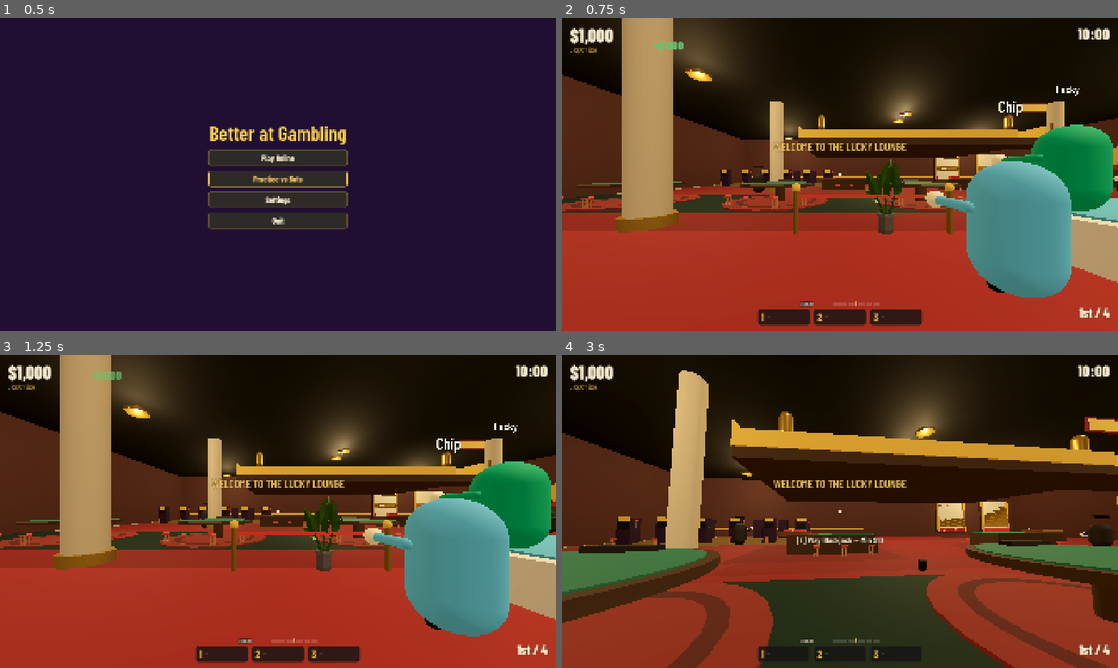
Above: before the commit, frames 1-4 (two rows, left to right).
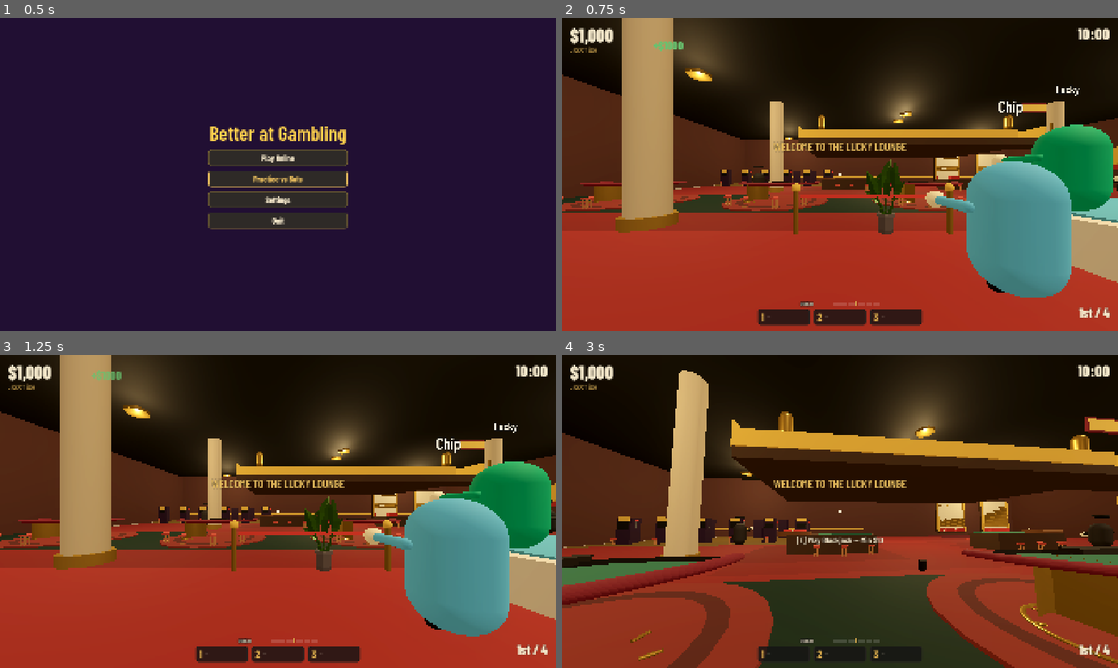
Above: after the commit, the same moments.

Repository: patrickcerny/better-at-gambling
Game: Godot game, scene res://ui/menus/main_menu.tscn
Two runs of this game, one before a commit and one after it. Both use one fixed random seed, a clock stepped at 60 frames per second and the inputs below.
Inputs (mouse positions are in pixels of both pictures, inside the frame that each line leads up to):
- Up to frame 1 (0.5 s): no input
- Up to frame 2 (0.75 s): click "Practice vs Bots" at 0.5 s
- Up to frame 3 (1.25 s): no input
- Up to frame 4 (3 s): tap Enter at 1.25 s; move the mouse to (867, 511) at 1.27 s; hold 1 (bet_chip_1) 1.28-2.03 s; hold W (move_forward) from 1.28 s (still down); click (867, 511) at 1.42 s; move the mouse to (812, 511) at 2.02 s; tap 2 (bet_chip_2) at 2.1 s; move the mouse to (851, 505) at 2.77 s; hold 3 (bet_chip_3) from 2.78 s (still down)

Frame 1 is identical in both runs. In frame 2, 1.1% of the frame differs, in the area x 2-73%, y 51-60%; in frame 3, 1.1%; in frame 4, 8.4%, in the area x 0-100%, y 59-99%.

Commit message:
Use Patrick's half-moon model for the blackjack tables

Diff:
--- a/games/blackjack/blackjack_station.gd
+++ b/games/blackjack/blackjack_station.gd
@@ -1,17 +1,19 @@
 class_name BlackjackStation
 extends StationBase
-## Half-moon blackjack table: green felt, dark wood rim, 4 seats on the curved side, dealer opposite.
+## Half-moon blackjack table (Patrick's model, flat casino colors since its textures did not come
+## along): green felt, padded rail, gold legs, 4 seats on the curved side, dealer on the straight one.
 
 
 func _build_visuals() -> void:
 	game_id = &"blackjack"
 	seat_count = 4
 	_round_rug(4.8)
-	GreyboxKit.cylinder(self, 1.7, 0.12, Vector3(0, 0.85, 0), Color("#3A2A1E"), "Rim")
-	GreyboxKit.cylinder(self, 1.55, 0.14, Vector3(0, 0.86, 0), Palette.FELT_GREEN, "Felt", false)
-	GreyboxKit.cylinder(self, 0.25, 0.8, Vector3(0, 0.4, 0), Color("#3A2A1E"), "Leg")
-	# Dealer spot (north side), chip rack.
-	GreyboxKit.box(self, Vector3(0.9, 0.08, 0.25), Vector3(0, 0.98, -1.1), Color("#1E1B19"), "ChipRack", false)
+	# Collision stays a simple cylinder; Patrick's half-moon table model is what you see.
+	var rim: Node3D = GreyboxKit.cylinder(self, 1.7, 0.9, Vector3(0, 0.45, 0), Color("#3A2A1E"), "Rim")
+	(rim.get_node(^"Mesh") as Node3D).visible = false
+	_add_table_model()
+	# Dealer spot (north side, the straight edge), chip rack.
+	GreyboxKit.box(self, Vector3(0.9, 0.08, 0.25), Vector3(0, 0.96, -0.2), Color("#1E1B19"), "ChipRack", false)
 	for i: int in seat_count:
 		var angle: float = deg_to_rad(-45.0 + 30.0 * i)  # fan on the south side
 		var pos: Vector3 = Vector3(sin(angle) * 2.2, 0.0, cos(angle) * 2.2)
@@ -22,3 +24,28 @@
 	camera_anchor.position = Vector3(0, 1.45, 2.3)
 	camera_anchor.rotation.x = deg_to_rad(-25.0)
 	add_child(camera_anchor)
+
+
+const TABLE_MODEL: String = "res://assets/casino/blackjack_table.dae"
+## Flat colors per part of the model (its texture files were not included).
+const TABLE_COLORS: Dictionary = {
+	"Table top": Color("#275E49"), "arm rest (for players)": Color("#681F2C"), "Rubber pad strip": Color("#151414"),
+}
+
+
+func _add_table_model() -> void:
+	var ps: PackedScene = load(TABLE_MODEL) as PackedScene
+	if ps == null:
+		return
+	var model: Node3D = ps.instantiate()
+	model.name = "Table"
+	# Native: 2.24 m across, straight edge on z = 0, curved side towards +z, top at ~0.97 m.
+	model.scale = Vector3(1.7, 0.95, 1.7)
+	model.position = Vector3(0, 0, -0.4)
+	add_child(model)
+	for n: Node in model.find_children("*", "", true, false):
+		if n is Camera3D or n is Light3D:
+			n.queue_free()
+		elif n is MeshInstance3D:
+			var c: Color = TABLE_COLORS.get(String(n.name), Palette.WARM_GOLD)
+			(n as MeshInstance3D).material_override = GreyboxKit.gold() if c == Palette.WARM_GOLD else GreyboxKit.material(c, 0.0, 0.7)
Not shown, added: assets/casino/blackjack_table.dae
Not shown, added: assets/casino/blackjack_table.dae.import
Not shown, changed: CREDITS.md
